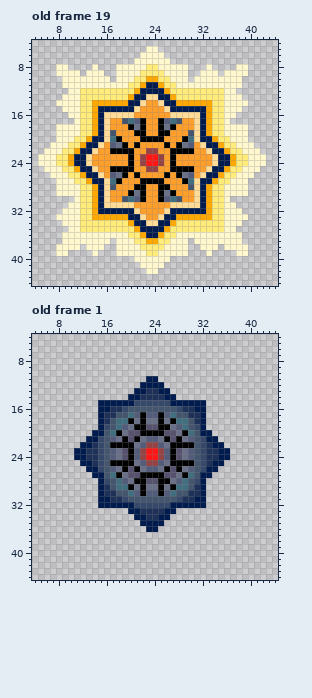
Pixel-art file: Sprites/ThunderDrone.aseprite. This is how it looked before the edit.
48x48 pixels, 19 frames. Shown: old frame 19: x 4..44, y 4..44; old frame 1: x 4..44, y 4..44.
And afterwards:
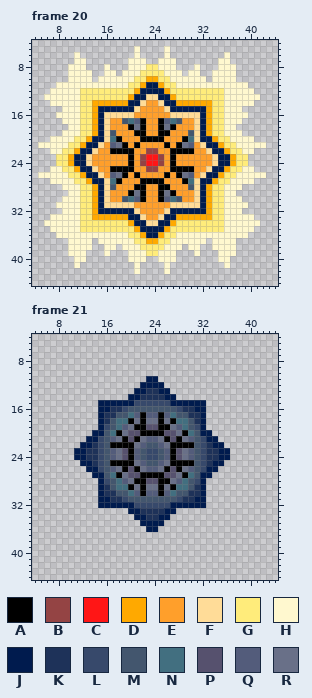
Palette (. is transparent): A #000000  B #944444  C #ff1616  D #ffa900  E #ff9f2b  F #ffdc98  G #ffec7b  H #fff8cf  J #001b4e  K #1e3259  L #37496b  M #43566e  N #426f80  P #56516e  Q #535c7b  R #697088
A new or re-ordered frame is compared with the old frame closest to it.
Log entry: add LightningDrone skeleton
Changes in this commit:
frames 19 -> 21
Frame 20 is new; against old frame 19:
There is now colour H in row 5 at x 21 and 26; in row 6 at x 11, 21, 26 and 36; in row 7 at x 11 to 12, 20, 27 and 35 to 36; in row 8 at x 10 to 12, 16, 31 and 35 to 37; in row 9 at x 12, 16 to 17, 30 to 31 and 35; in row 10 at x 17 and 30.
There is now colour H in row 11 at x 8 and 39; in row 12 at x 7 to 9 and 38 to 40; in row 13 at x 6 to 8 and 39 to 41; in row 14 at x 7 and 40; in row 16 at x 8 to 9 and 38 to 39; in row 17 at x 9 to 10 and 37 to 38.
There is now colour H in row 20 at x 7 and 40; in row 21 at x 5 to 6 and 41 to 42; in row 26 at x 5 to 6 and 41 to 42; in row 27 at x 7 and 40; in row 30 at x 9 to 10 and 37 to 38; in row 31 at x 8 to 9 and 38 to 39.
There is now colour H in row 33 at x 7 and 40; in row 34 at x 6 to 8 and 39 to 41; in row 35 at x 7 to 9 and 38 to 40; in row 36 at x 8 and 39; in row 37 at x 17 and 30; in row 38 at x 12, 16 to 17, 30 to 31 and 35.
There is now colour H in row 39 at x 10 to 12, 16, 31 and 35 to 37; in row 40 at x 11 to 12, 20, 27 and 35 to 36; in row 41 at x 11, 21, 26 and 36; in row 42 at x 21 and 26.
The edit erases colour H in row 5 at x 23 to 24; in row 6 at x 22 to 25; in row 7 at x 23 to 24; in row 8 at x 8 to 9, 14, 18 to 19, 28 to 29, 33 and 38 to 39; in row 9 at x 8 to 9, 14 to 15, 18, 29, 32 to 33 and 38 to 39; in row 10 at x 9, 14, 33 and 38.
The edit erases colour H in row 18 at x 8 to 9 and 38 to 39; in row 19 at x 8 and 39; in row 22 at x 6 and 41; in rows 23 to 24 at x 5 to 7 and 40 to 42; in row 25 at x 6 and 41; in row 28 at x 8 and 39.
The edit erases colour H in row 29 at x 8 to 9 and 38 to 39; in row 37 at x 9, 14, 33 and 38; in row 38 at x 8 to 9, 14 to 15, 18, 29, 32 to 33 and 38 to 39; in row 39 at x 8 to 9, 14, 18 to 19, 28 to 29, 33 and 38 to 39; in row 40 at x 23 to 24; in row 41 at x 22 to 25.
The edit erases colour H in row 42 at x 23 to 24.
Frame 21 is new; against old frame 1:
The edit turns colour C into colour L in rows 23 to 24 at x 23 to 24.
The edit turns colour B into colour M in row 22 at x 23 to 24; in rows 23 to 24 at x 22 and 25; in row 25 at x 23 to 24.
Pixel boxes of the changes (left, top, right, bottom) in both pictures:
changed: (38, 46, 266, 274)
changed: (140, 442, 164, 466)
